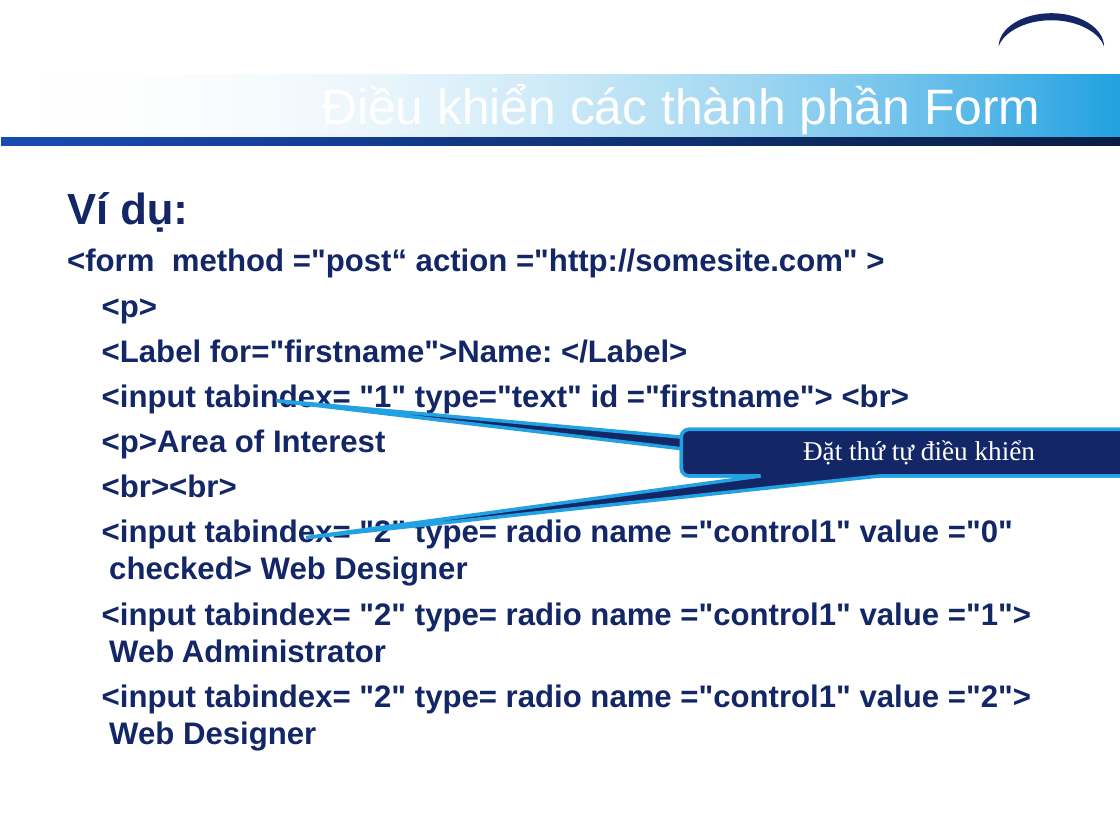
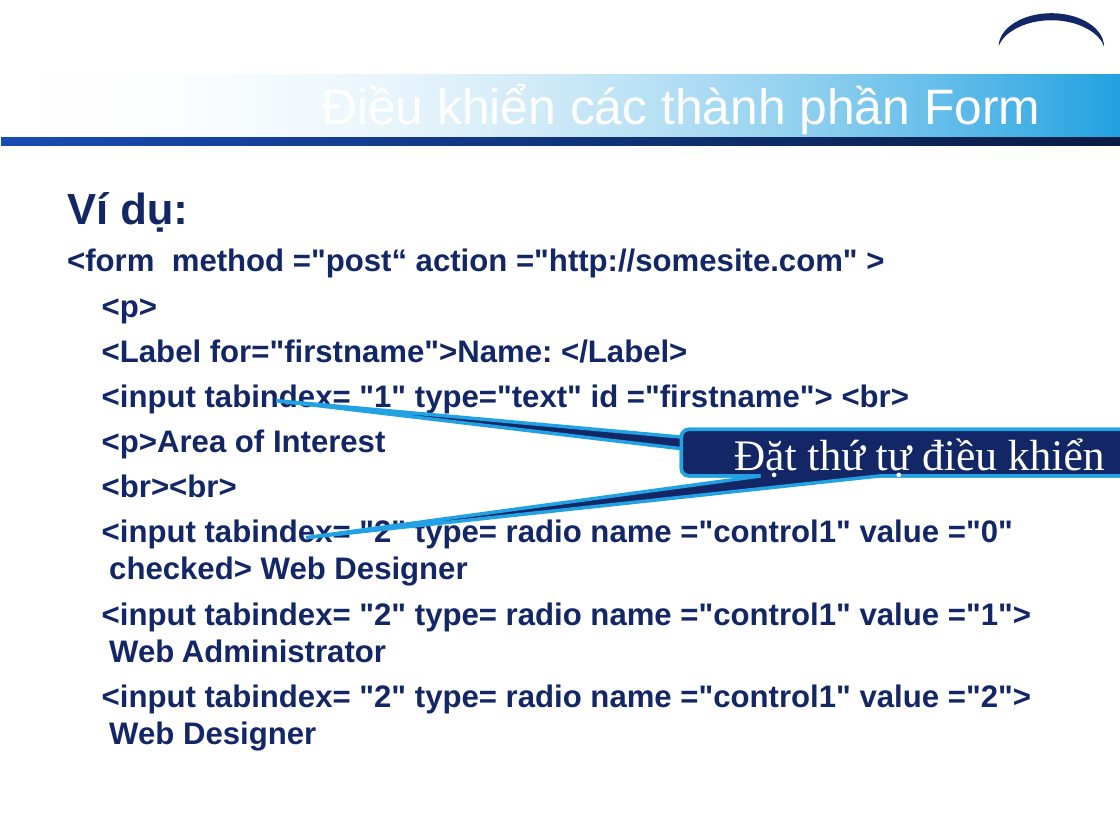
Before and after one commit to minhhangmta/MyDocuments_xx18, a slide deck: slide 27 of LA_PM/pro_la18_pm/03_Input/02_Basic/HTML/HTML_Form.ppt. Drawn at 1120x840 pixels with LibreOffice and Linux fonts; fonts in the diff are those of the drawing; background and template pictures are left out. Boxes give left, top, right and bottom in pixels: in the first picture for what was removed or moved away, otherwise in the second. Text is boxed around its words. In the diff, an @@ line names an element or a change of style, - is before the commit and + after.

```diff
--- a/LA_PM/pro_la18_pm/03_Input/02_Basic/HTML/HTML_Form.ppt
+++ b/LA_PM/pro_la18_pm/03_Input/02_Basic/HTML/HTML_Form.ppt
@@ rounded speech box "Đặt thứ tự điều khiển" at [681, 429, 1120, 476]: size 17.5 to 28 pt; line spacing 0.8 to 1 @@
```
Also in this commit, not shown: 2 other slides changed, 23 other files.
